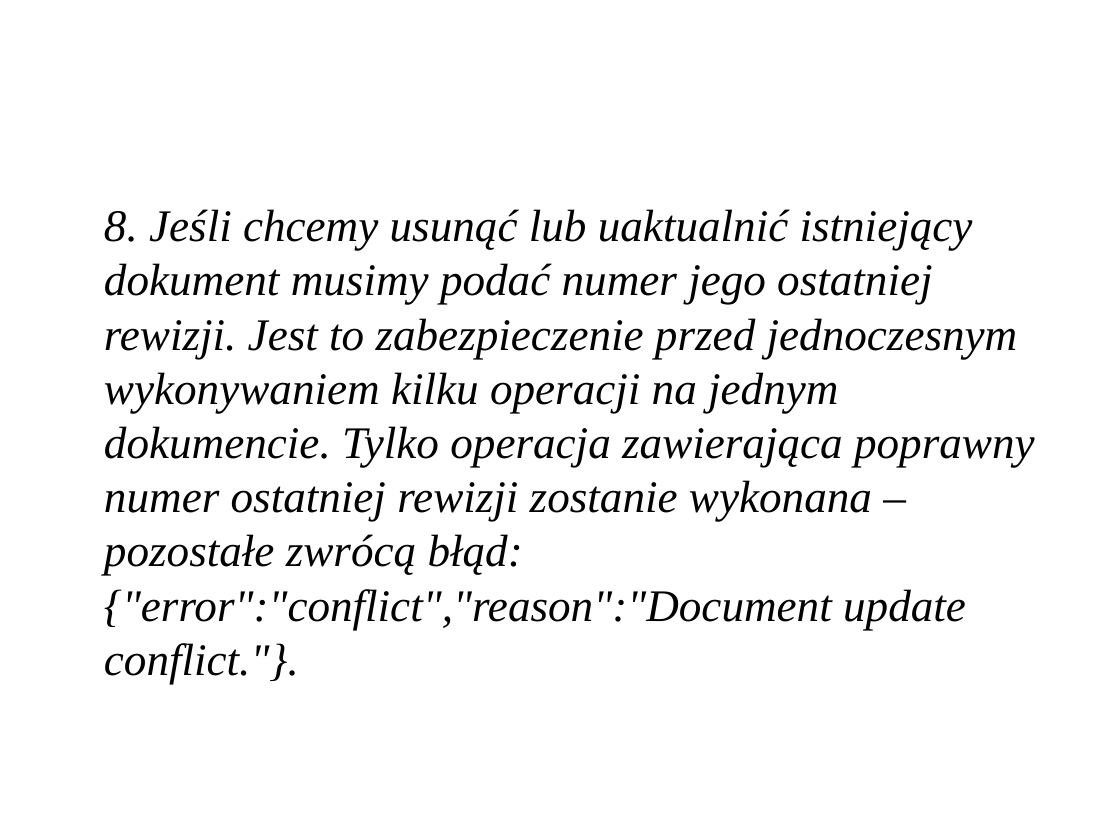
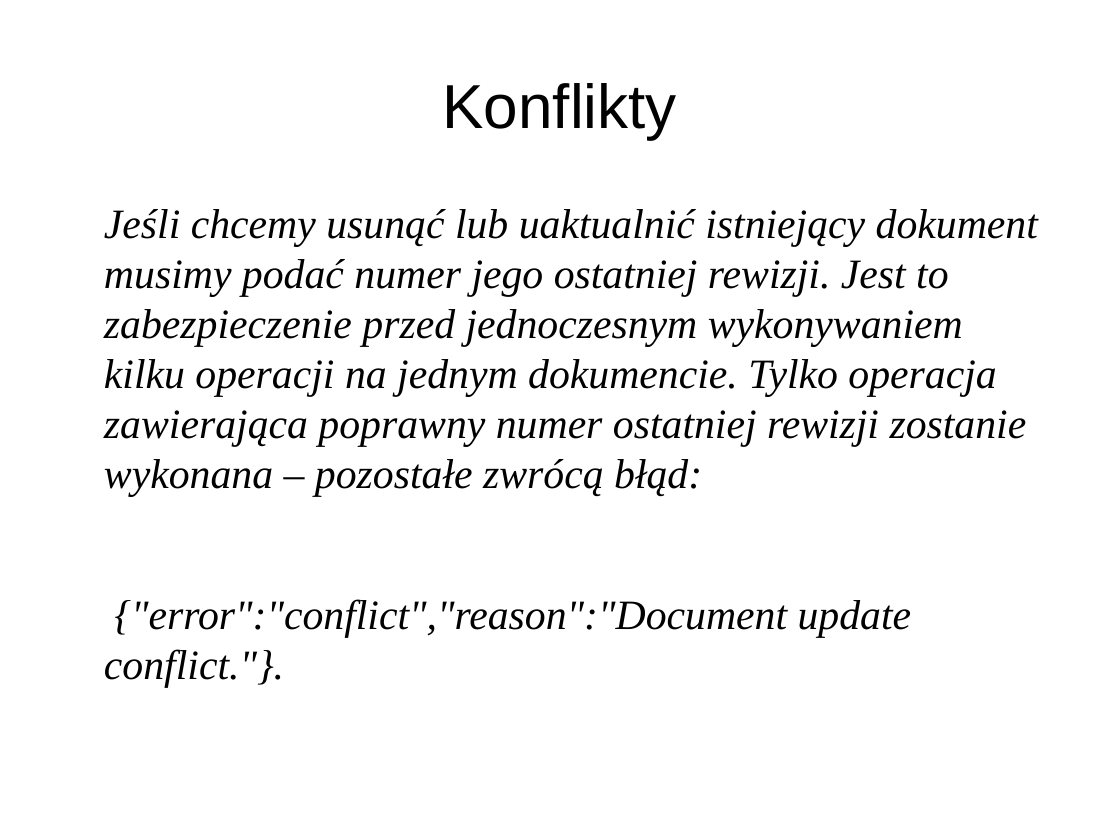
Before and after one commit to pawnow/ProjektErlang, a slide deck: slide 14 of prezentacja.odp (slide 13 before the commit). Drawn at 1120x840 pixels with LibreOffice and Linux fonts; fonts in the diff are those of the drawing. Boxes give left, top, right and bottom in pixels: in the first picture for what was removed or moved away, otherwise in the second. Text is boxed around its words. In the diff, an @@ line names an element or a change of style, - is before the commit and + after.

```diff
--- a/prezentacja.odp
+++ b/prezentacja.odp
@@ title added at bbox=[442, 83, 676, 139], 44 pt, text #000000 @@
+Konflikty
@@ text at bbox=[104, 209, 1038, 687]: text changed; size 32 to 29.6 pt @@
-8. Jeśli chcemy usunąć lub uaktualnić istniejący dokument musimy podać numer jego ostatniej rewizji. Jest to zabezpieczenie przed jednoczesnym wykonywaniem kilku operacji na jednym dokumencie. Tylko operacja zawierająca poprawny numer ostatniej rewizji zostanie wykonana – pozostałe zwrócą błąd: {"error":"conflict","reason":"Document update conflict."}.
+Jeśli chcemy usunąć lub uaktualnić istniejący dokument musimy podać numer jego ostatniej rewizji. Jest to zabezpieczenie przed jednoczesnym wykonywaniem kilku operacji na jednym dokumencie. Tylko operacja zawierająca poprawny numer ostatniej rewizji zostanie wykonana – pozostałe zwrócą błąd:
+{"error":"conflict","reason":"Document update conflict."}.
```
Also in this commit, not shown: 8 other slides changed, 2 slides added, 1 slide removed, 1 other file.
